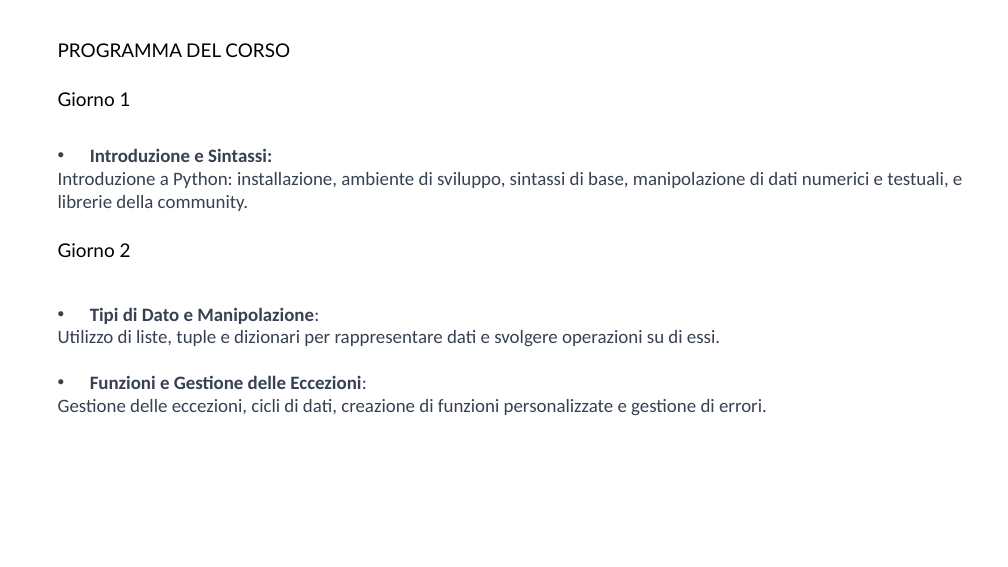
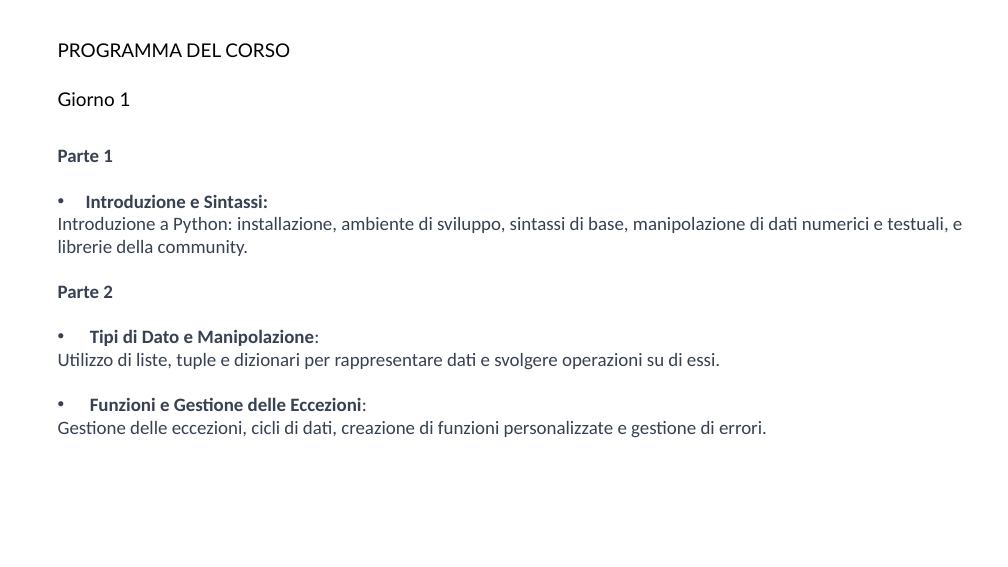
Before and after one commit to AndreaCorvaglia0/python-base, a slide deck: slide 3 of Presentazione_python_base.pptx (slide 4 before the commit). Drawn at 1008x567 pixels with LibreOffice and Linux fonts; fonts in the diff are those of the drawing; background and template pictures are left out. Boxes give left, top, right and bottom in pixels: in the first picture for what was removed or moved away, otherwise in the second. Text is boxed around its words. In the diff, an @@ line names an element or a change of style, - is before the commit and + after.

```diff
--- a/Presentazione_python_base.pptx
+++ b/Presentazione_python_base.pptx
@@ text at [58, 149, 113, 162]: paragraph added @@
+Parte 1
@@ text removed at [58, 243, 131, 257] @@
-Giorno 2
@@ text at [58, 285, 113, 298]: paragraph added @@
+Parte 2
```
Also in this commit, not shown: 6 other slides changed, 1 slide removed.
